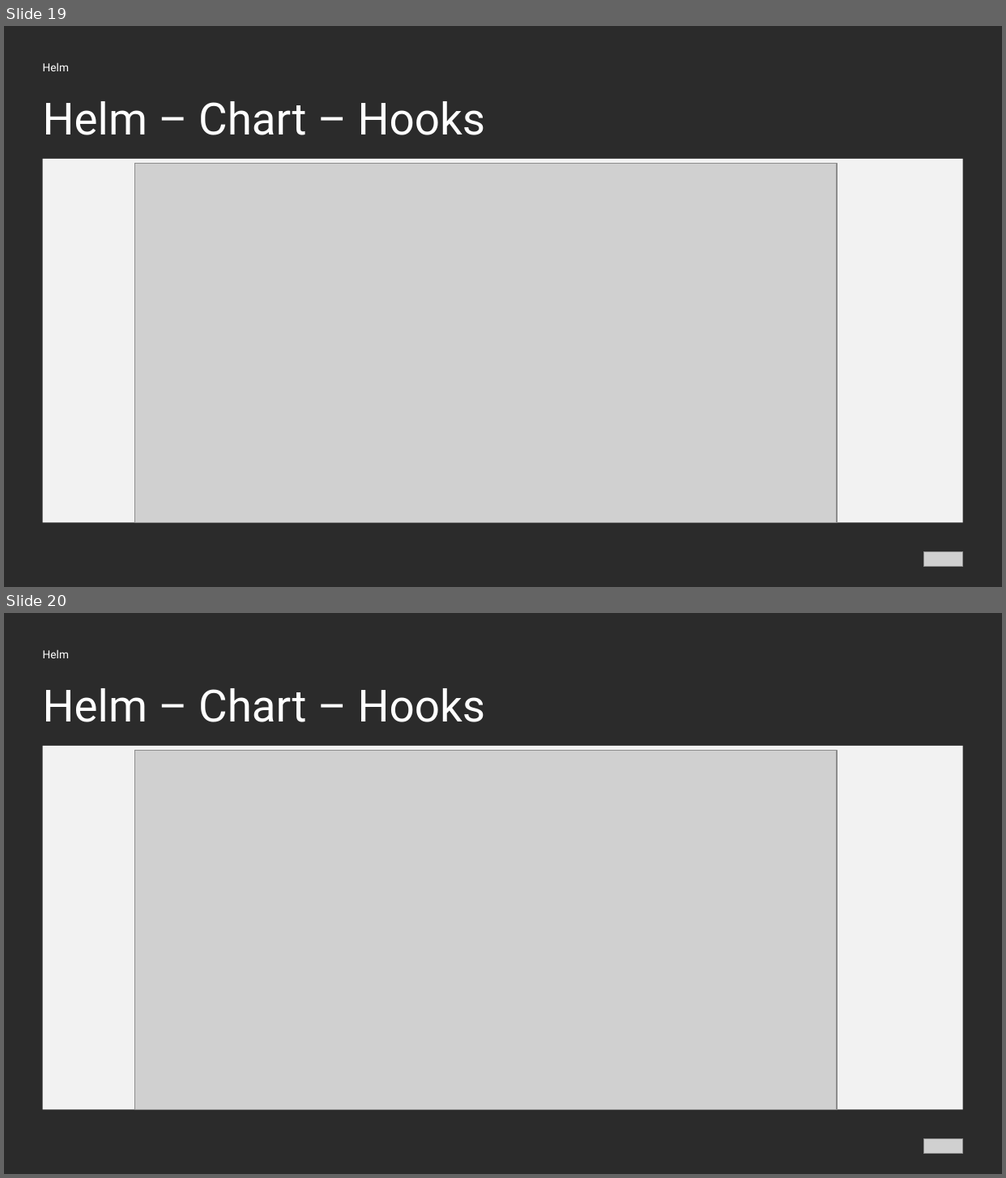
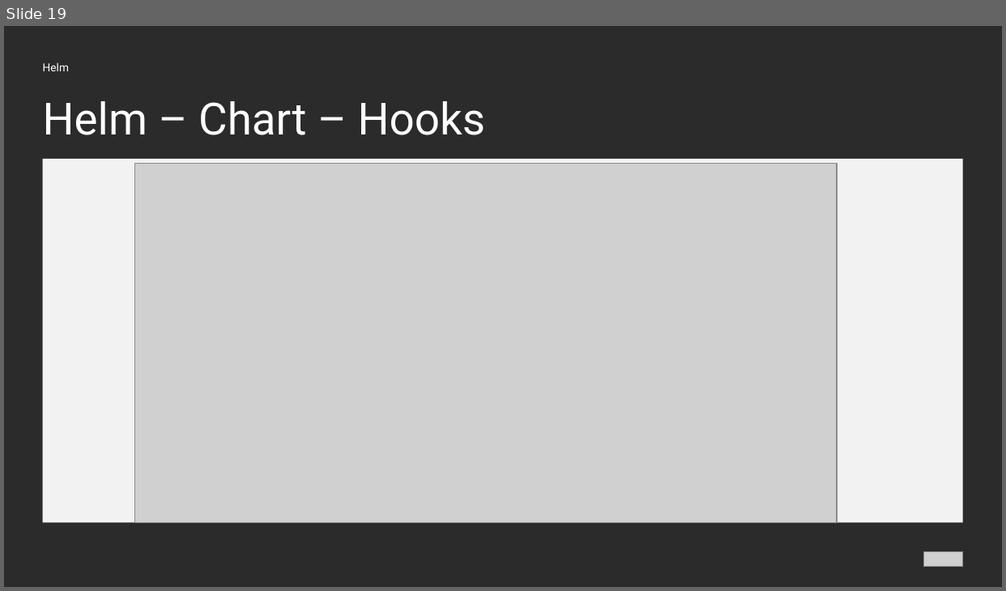
Before and after one commit to Hassel93/helm_course, a slide deck: presentations/01_05_Helm_Own_Charts.pptx. Shown one above the other, each under a label of ours: slides 19 and 20 before the commit, slide 19 after it. The pictures are 1006x1178 and 1006x591 pixels, drawn with LibreOffice and Linux fonts; fonts in the diff are those of the drawing; grey boxes stand for pictures; background and template pictures are left out; a plain dark background stands for a picture behind light text. Boxes give left, top, right and bottom in pixels: in the first picture for what was removed or moved away, otherwise in the second. Text is boxed around its words. In the diff, an @@ line names an element or a change of style, - is before the commit and + after.

```diff
--- a/presentations/01_05_Helm_Own_Charts.pptx
+++ b/presentations/01_05_Helm_Own_Charts.pptx
@@ slide 20 removed at (x1=4, y1=613, x2=1002, y2=1174), background picture (left out) @@
@@ text removed at (x1=43, y1=649, x2=69, y2=658) @@
-Helm
@@ text removed at (x1=43, y1=688, x2=485, y2=722) @@
-Helm – Chart – Hooks
@@ rectangle removed at (x1=43, y1=746, x2=963, y2=1110) @@
@@ picture removed at (x1=134, y1=750, x2=836, y2=1110) @@
@@ picture removed at (x1=924, y1=1139, x2=963, y2=1154) @@
```
Also in this commit, not shown: 38 other files.
